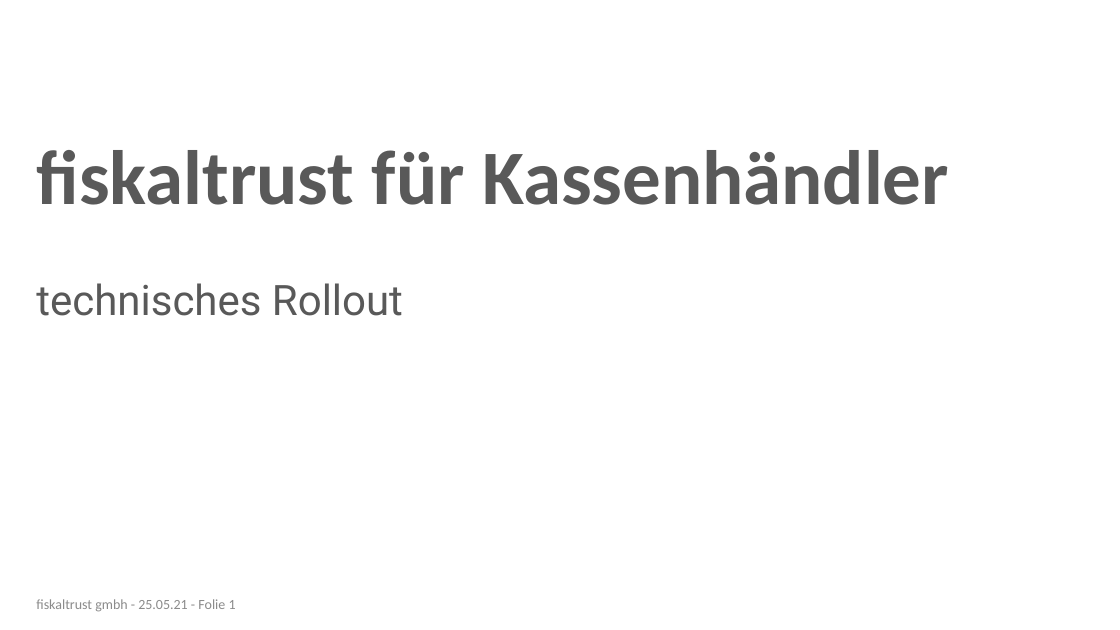
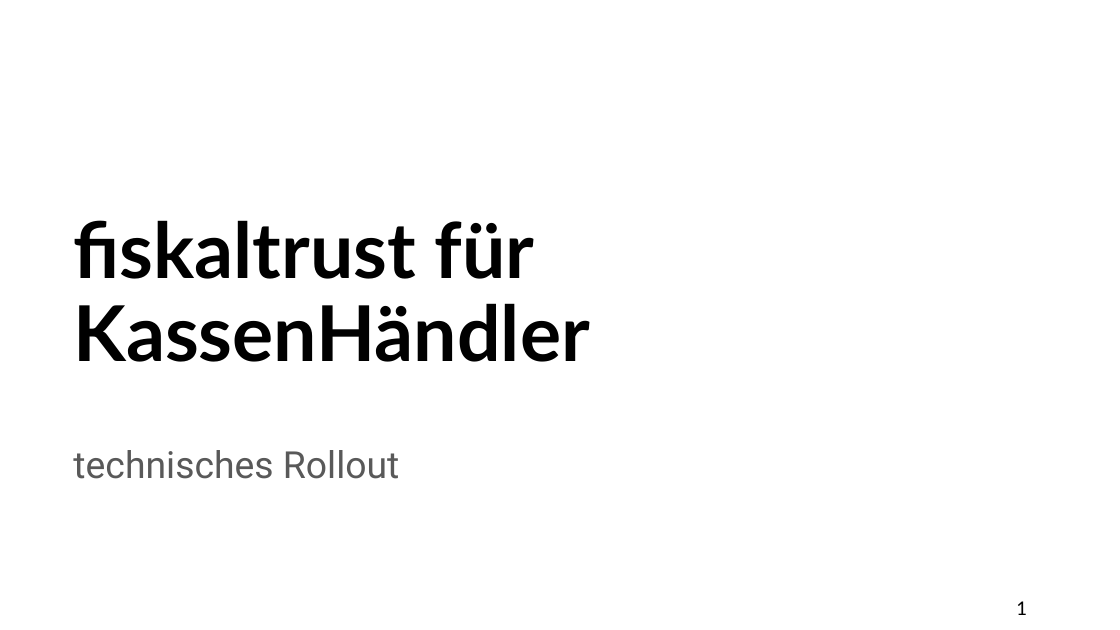
Before and after one commit to fiskaltrust/getting-started, a slide deck: slide 1 of posdealers/presentations/tech/media/posdealer-tech-rollout.pptx. Drawn at 1120x630 pixels with LibreOffice and Linux fonts; fonts in the diff are those of the drawing; background and template pictures are left out. Boxes give left, top, right and bottom in pixels: in the first picture for what was removed or moved away, otherwise in the second. Text is boxed around its words. In the diff, an @@ line names an element or a change of style, - is before the commit and + after.

```diff
--- a/posdealers/presentations/tech/media/posdealer-tech-rollout.pptx
+++ b/posdealers/presentations/tech/media/posdealer-tech-rollout.pptx
@@ title at [73,220,589,362]: text changed; font Calibri to Lato; text colour #595959 to #000000 @@
-fiskaltrust für Kassenhändler
+fiskaltrust für KassenHändler
@@ subtitle "technisches Rollout": place and size @@
-subtitle "technisches Rollout" at [36,283,403,316]
+subtitle "technisches Rollout" at [73,450,399,479]
@@ subtitle "technisches Rollout" at [73,450,399,479]: size 36 to 32 pt @@
@@ text removed at [36,599,236,612] @@
-fiskaltrust gmbh - 25.05.21 - Folie 1
@@ page number added at [1016,601,1027,615], 18 pt, text #000000 @@
+1
```
Also in this commit, not shown: 9 other slides changed, 2 slides added, 2 slides removed, 3 other files.
